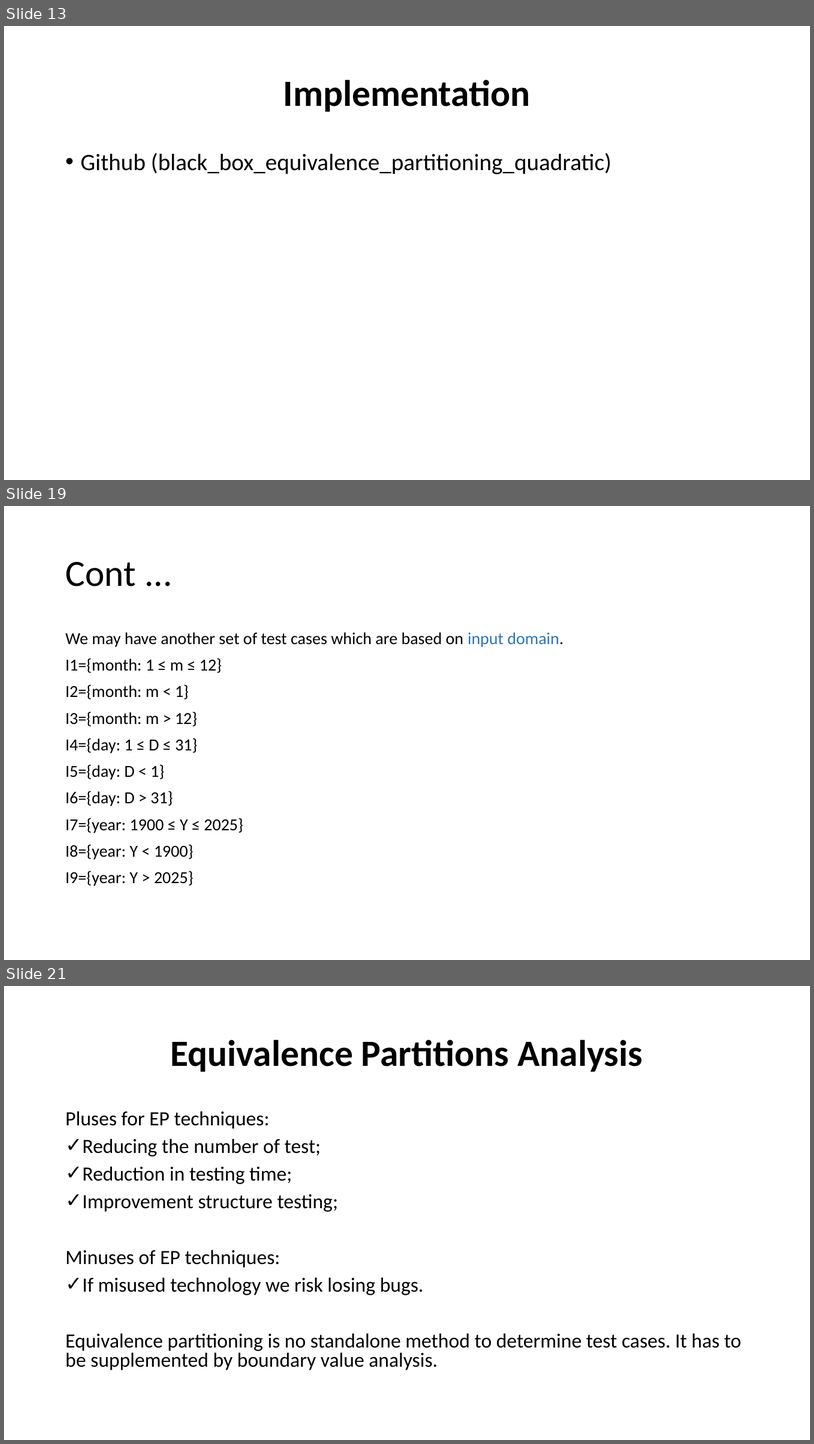
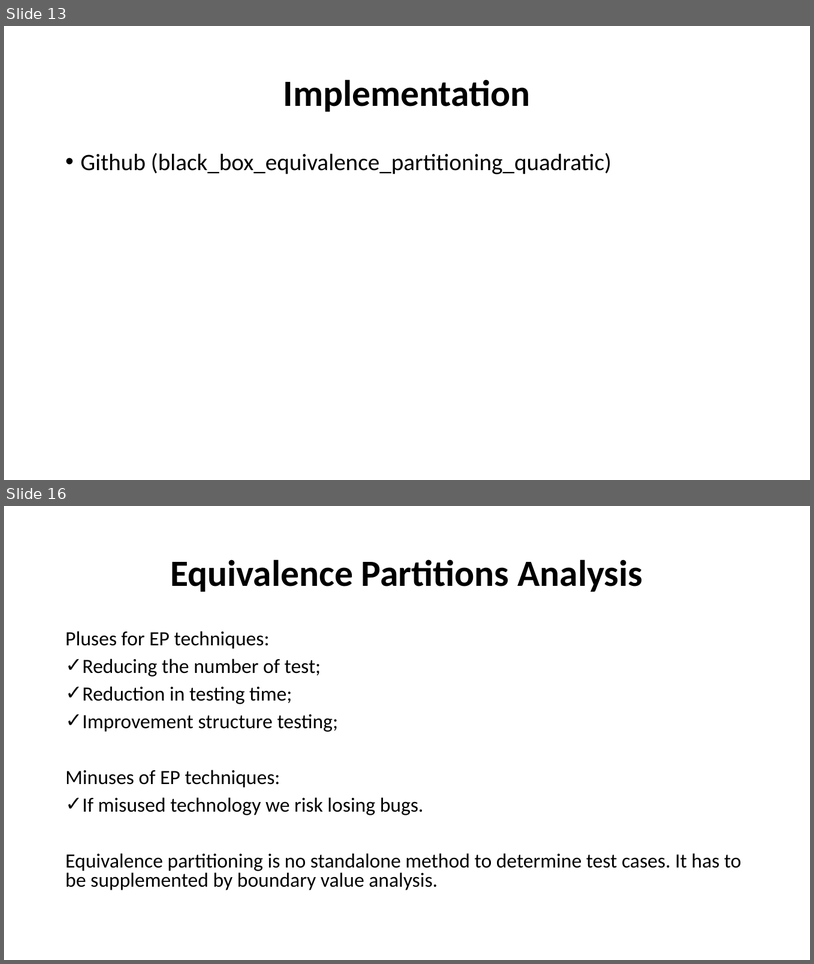
Before and after one commit to nashurgessa/Software-Testing-batch-2022-23, a slide deck: slides/L8 Equivalence Partitioning .pptx. Shown one above the other, each under a label of ours: slides 13, 19 and 21 before the commit, slides 13 and 16 after it; the slides between them are not shown. The pictures are 814x1444 and 814x964 pixels, drawn with LibreOffice and Linux fonts; fonts in the diff are those of the drawing. Boxes give left, top, right and bottom in pixels: in the first picture for what was removed or moved away, otherwise in the second. Text is boxed around its words. In the diff, an @@ line names an element or a change of style, - is before the commit and + after.

```diff
--- a/slides/L8 Equivalence Partitioning .pptx
+++ b/slides/L8 Equivalence Partitioning .pptx
@@ slide 19 removed at [4, 506, 810, 960], background #FFFFFF @@
@@ title removed at [65, 562, 136, 586] @@
-Cont ...
@@ text removed at [65, 632, 564, 886] @@
-We may have another set of test cases which are based on input domain.
-I1={month: 1 ≤ m ≤ 12}
-I2={month: m < 1}
-I3={month: m > 12}
-I4={day: 1 ≤ D ≤ 31}
-I5={day: D < 1}
-I6={day: D > 31}
-I7={year: 1900 ≤ Y ≤ 2025}
-I8={year: Y < 1900}
-I9={year: Y > 2025}
@@ what was slide 21 is now slide 16 @@
```
Also in this commit, not shown: 2 slides changed, 4 other slides removed, 1 other file.
